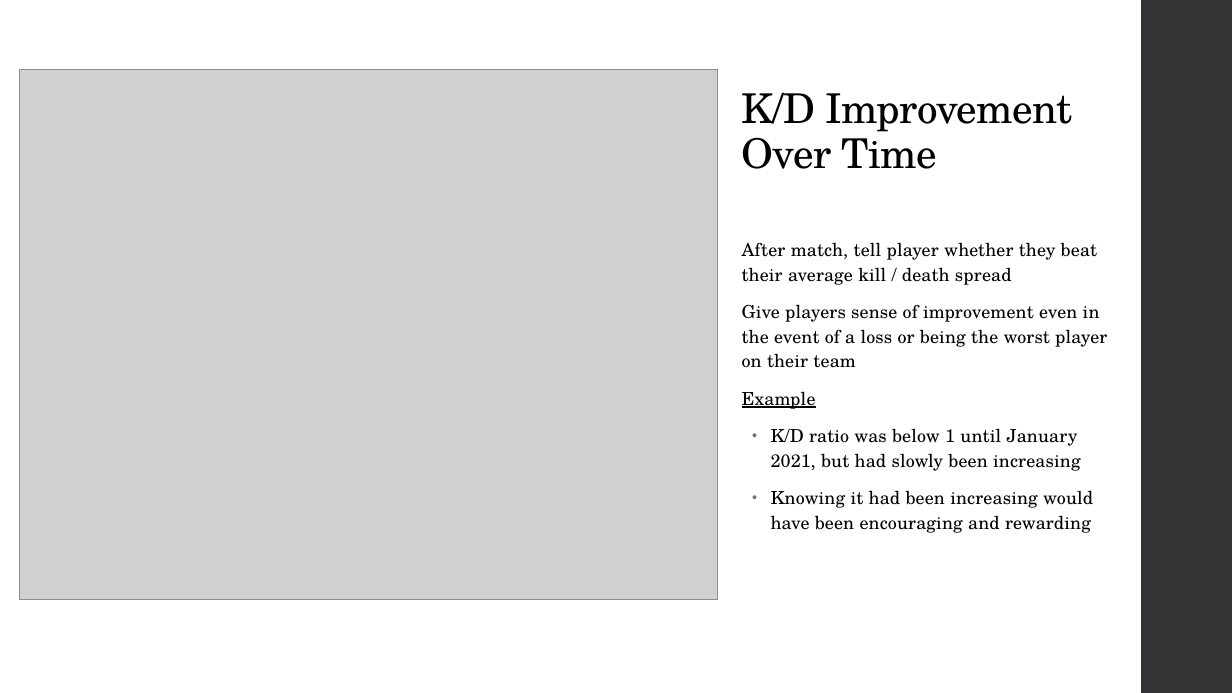
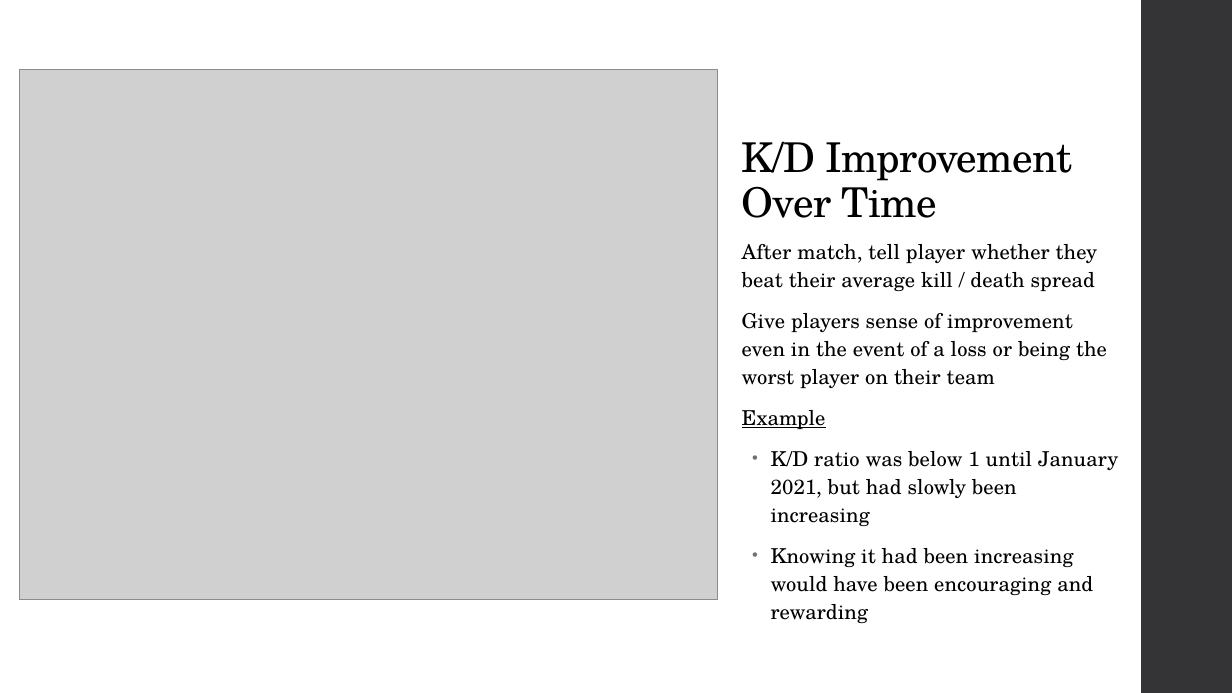
Before and after one commit to Drymander/Capstone-Halo-5, a slide deck: slide 7 of presentation/Presentation.pptx. Drawn at 1232x693 pixels with LibreOffice and Linux fonts; fonts in the diff are those of the drawing; grey boxes stand for pictures. Boxes give left, top, right and bottom in pixels: in the first picture for what was removed or moved away, otherwise in the second. Text is boxed around its words. In the diff, an @@ line names an element or a change of style, - is before the commit and + after.

```diff
--- a/presentation/Presentation.pptx
+++ b/presentation/Presentation.pptx
@@ title "K/D Improvement Over Time": place and size @@
-title "K/D Improvement Over Time" at (742,92,1073,169)
+title "K/D Improvement Over Time" at (742,141,1073,218)
@@ text "After match, tell player whether ..." at (742,244,1118,623): size 14 to 16 pt @@
```
Also in this commit, not shown: 7 other slides changed, 5 other files.
